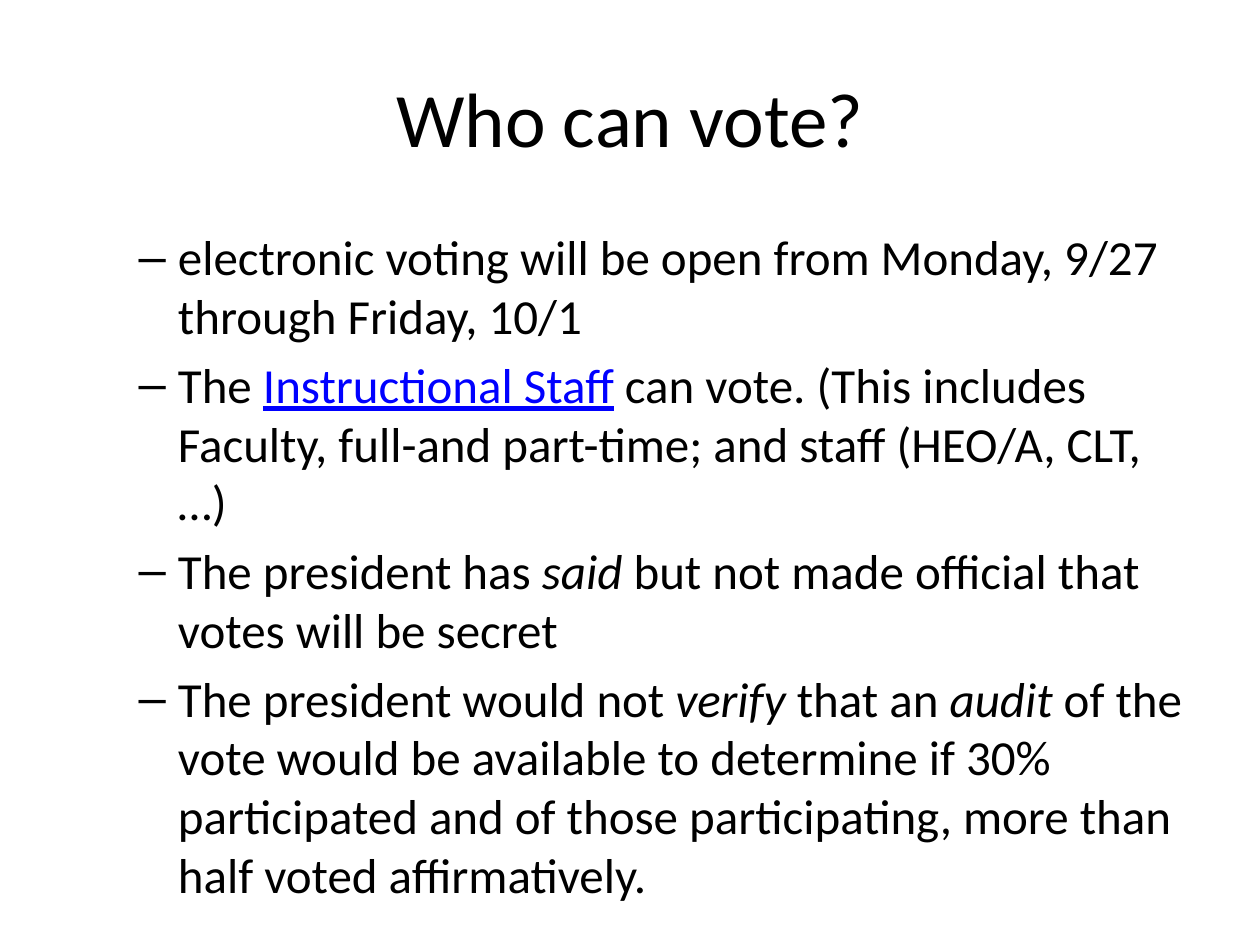
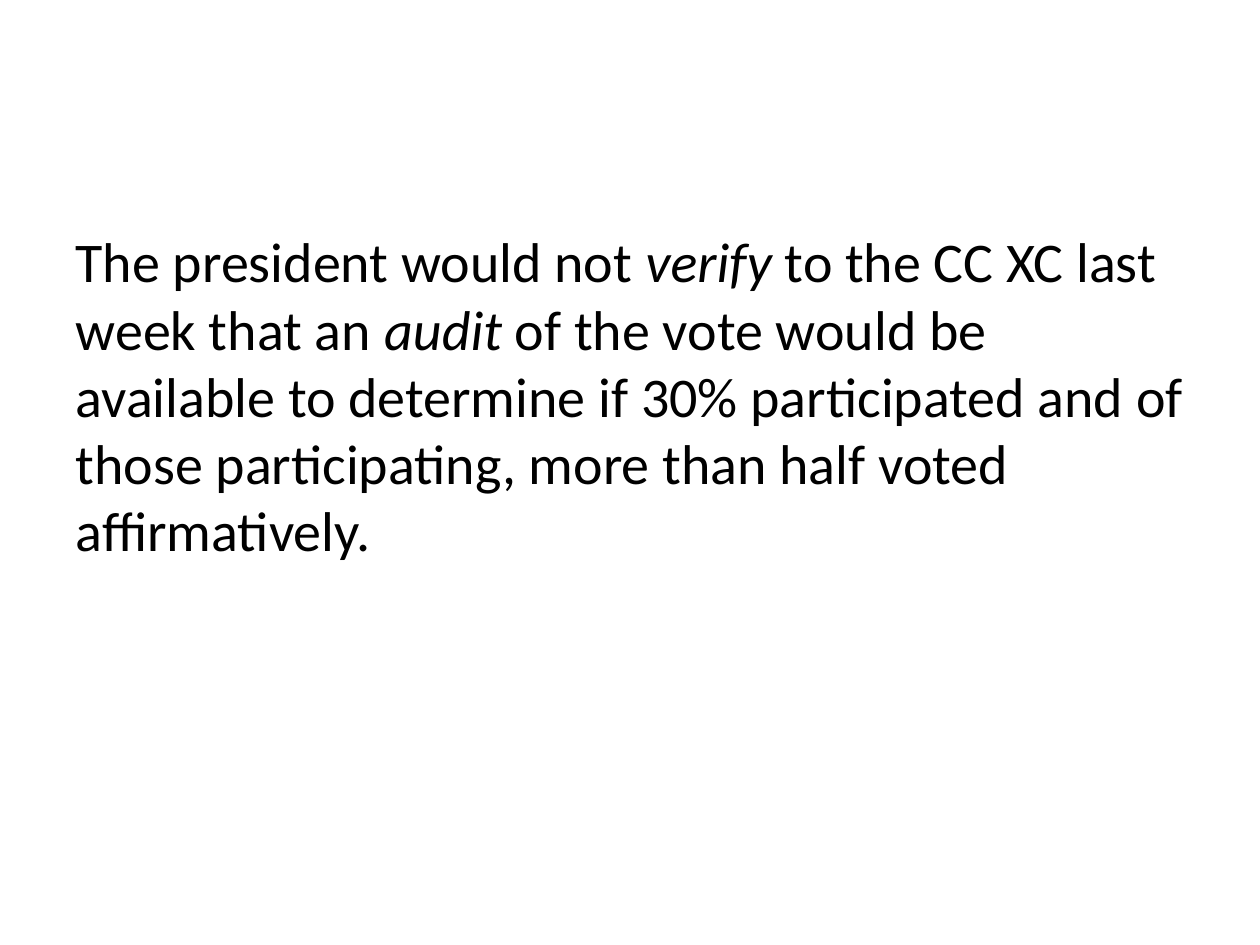
Before and after one commit to CSICollegeGovernance/CSICollegeGovernance.github.io, a slide deck: slide 16 of GovernanceCrisis/presentation.pptx (slide 13 before the commit). Drawn at 1260x945 pixels with LibreOffice and Linux fonts; fonts in the diff are those of the drawing. Boxes give left, top, right and bottom in pixels: in the first picture for what was removed or moved away, otherwise in the second. Text is boxed around its words. In the diff, an @@ line names an element or a change of style, - is before the commit and + after.

```diff
--- a/GovernanceCrisis/presentation.pptx
+++ b/GovernanceCrisis/presentation.pptx
@@ title removed at (396, 93, 864, 148) @@
-Who can vote?
@@ text at (76, 243, 1183, 560): text changed; size 28 to 32 pt @@
-  – electronic voting will be open from Monday, 9/27 through Friday, 10/1
-  – The Instructional Staff can vote. (This includes Faculty, full-and part-time; and staff (HEO/A, CLT, …)
-  – The president has said but not made official that votes will be secret
-  – The president would not verify that an audit of the vote would be available to determine if 30% participated and of those participating, more than half voted affirmatively.
+The president would not verify to the CC XC last week that an audit of the vote would be available to determine if 30% participated and of those participating, more than half voted affirmatively.
```
Also in this commit, not shown: 1 other slide changed, 3 slides added, 1 other file.
